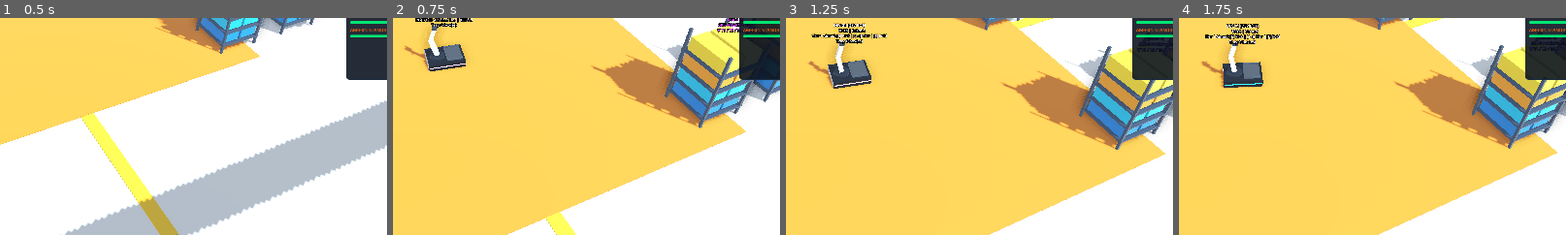
Above: before the commit, frames 1-4 (left to right).
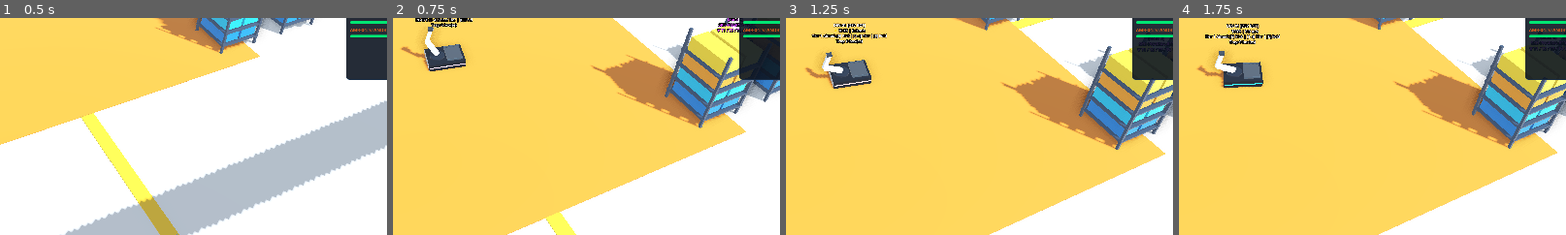
Above: after the commit, the same moments.

Repository: QuangManhAI/RL_port_scheduling_container
Game: Godot game, scene res://scenes/main.tscn
The game is run twice, just before and just after one commit, with the same random seed, the same clock (stepped at 60 frames per second) and the same inputs.
Inputs (mouse positions are % of the whole screen's width and height, from its top left):
- Up to frame 1 (0.5 s): no input
- Up to frame 2 (0.75 s): tap Enter at 0.5 s; move the mouse to (72, 45) at 0.52 s; hold D from 0.53 s (still down); tap E at 0.6 s; click (72, 45) at 0.67 s
- Up to frame 3 (1.25 s): keep holding D; tap Space at 0.77 s; tap 1 at 0.8 s
- Up to frame 4 (1.75 s): move the mouse to (30, 55) at 1.27 s; release D at 1.28 s; hold S from 1.28 s (still down); tap 1 at 1.35 s; tap Space at 1.52 s; tap 2 at 1.55 s
The pictures show only the part of the screen within x 42-92%, y 36-86%; the shares and areas given below are measured in that part.

Frame 1 is identical in both runs. In frame 2, 0.3% of the frame differs, in the area x 2-13%, y 3-19%; in frame 3, 0.7%, in the area x 5-17%, y 10-28%; in frame 4, 0.7%.

Commit message:
feat(godot): fix arm tier heights and integrate sound design
Correct arm elevation kinematics so Tier 1 is bottom floor (0.62m) and Tier 4 is top floor (2.30m). Import curated lightweight audio library (<300KB) into godot/audio with SoundManager utility providing 2D UI clicks/cancels and 3D spatial acoustics for arm preparation, tier selection, box picking/stowing, and hydraulic braking.

Companion-Doc: docs/phases/04_WAREHOUSE_SIMULATION_ENVIRONMENT.md

Diff:
--- a/godot/scripts/entities/amr_robot.gd
+++ b/godot/scripts/entities/amr_robot.gd
@@ -61,6 +61,7 @@
 var stowed_box_count: int = 0
 var _current_box_material: Material = null
 var _is_arm_tweening: bool = false
+var _was_braking: bool = false
 var _arm_status_text: String = "[WASD] Drive | [E] Prep Arm"
 
 func _ready() -> void:
@@ -153,18 +154,23 @@
 
 	# Apply linear acceleration / deceleration
 	if is_braking:
+		if not _was_braking:
+			SoundManager.play_spatial(self, SoundManager.sfx_brake, -4.0)
+		_was_braking = true
 		_manual_linear_vel = move_toward(_manual_linear_vel, 0.0, linear_deceleration * 2.0 * delta)
 		set_amr_state(AmrState.BLOCKED_SAFETY)
-	elif abs(move_input) > 0.01:
-		var target_v: float = move_input * max_speed
-		_manual_linear_vel = move_toward(_manual_linear_vel, target_v, linear_acceleration * delta)
-		set_amr_state(AmrState.MOVING)
 	else:
-		_manual_linear_vel = move_toward(_manual_linear_vel, 0.0, linear_deceleration * delta)
-		if abs(_manual_linear_vel) < 0.05:
-			_manual_linear_vel = 0.0
-			if not _is_arm_tweening and arm_motion_state == ArmMotionState.STATIONARY:
-				set_amr_state(AmrState.IDLE)
+		_was_braking = false
+		if abs(move_input) > 0.01:
+			var target_v: float = move_input * max_speed
+			_manual_linear_vel = move_toward(_manual_linear_vel, target_v, linear_acceleration * delta)
+			set_amr_state(AmrState.MOVING)
+		else:
+			_manual_linear_vel = move_toward(_manual_linear_vel, 0.0, linear_deceleration * delta)
+			if abs(_manual_linear_vel) < 0.05:
+				_manual_linear_vel = 0.0
+				if not _is_arm_tweening and arm_motion_state == ArmMotionState.STATIONARY:
+					set_amr_state(AmrState.IDLE)
 
 	# Forward translation (-transform.basis.z is forward in Godot 3D)
 	if abs(_manual_linear_vel) > 0.01:
@@ -206,6 +212,7 @@
 	_is_arm_tweening = true
 	arm_motion_state = ArmMotionState.PREPARING
 	set_amr_state(AmrState.LIFTING)
+	SoundManager.play_spatial(self, SoundManager.sfx_arm_prepare, -1.0)
 
 	# Detect whether nearest rack is to Left or Right
 	var shelf: ShelfPod = _find_nearest_shelf()
@@ -221,8 +228,8 @@
 
 	var tween: Tween = create_tween().set_trans(Tween.TRANS_CUBIC).set_ease(Tween.EASE_OUT)
 	tween.tween_property(arm, "rotation:y", deg_to_rad(90.0 * arm_reach_side), 0.35)
-	tween.parallel().tween_property(shoulder, "rotation:x", deg_to_rad(-18.0), 0.35)
-	tween.parallel().tween_property(elbow, "rotation:x", deg_to_rad(35.0), 0.35)
+	tween.parallel().tween_property(shoulder, "rotation:x", deg_to_rad(-35.0), 0.35)
+	tween.parallel().tween_property(elbow, "rotation:x", deg_to_rad(50.0), 0.35)
 	tween.parallel().tween_property(wrist, "rotation:x", deg_to_rad(-15.0), 0.35)
 
 	tween.finished.connect(func():
@@ -235,27 +242,31 @@
 	arm_motion_state = ArmMotionState.AIMING_TIER
 	_is_arm_tweening = true
 
+	# Play audio with slightly rising pitch based on tier height
+	SoundManager.play_spatial(self, SoundManager.sfx_tier_select, 0.0, 0.85 + float(tier) * 0.12)
+
 	var shoulder_angle: float = 0.0
 	var elbow_angle: float = 0.0
 	var wrist_angle: float = 0.0
 
+	# Tier 1 is lowest floor (h=0.62m), Tier 4 is top floor (h=2.30m)
 	match selected_tier:
-		1:
-			shoulder_angle = deg_to_rad(-10.0)
-			elbow_angle = deg_to_rad(25.0)
-			wrist_angle = deg_to_rad(-15.0)
-		2:
-			shoulder_angle = deg_to_rad(-30.0)
-			elbow_angle = deg_to_rad(50.0)
+		1: # Floor level (lowest)
+			shoulder_angle = deg_to_rad(-68.0)
+			elbow_angle = deg_to_rad(88.0)
 			wrist_angle = deg_to_rad(-20.0)
-		3:
-			shoulder_angle = deg_to_rad(-52.0)
-			elbow_angle = deg_to_rad(74.0)
-			wrist_angle = deg_to_rad(-22.0)
-		4:
-			shoulder_angle = deg_to_rad(-72.0)
-			elbow_angle = deg_to_rad(96.0)
-			wrist_angle = deg_to_rad(-24.0)
+		2: # Mid-low level
+			shoulder_angle = deg_to_rad(-46.0)
+			elbow_angle = deg_to_rad(65.0)
+			wrist_angle = deg_to_rad(-19.0)
+		3: # Mid-high level
+			shoulder_angle = deg_to_rad(-24.0)
+			elbow_angle = deg_to_rad(42.0)
+			wrist_angle = deg_to_rad(-18.0)
+		4: # Top rack floor (highest)
+			shoulder_angle = deg_to_rad(-2.0)
+			elbow_angle = deg_to_rad(20.0)
+			wrist_angle = deg_to_rad(-18.0)
 
 	_arm_status_text = "Tier %d Aimed: [F] Pick | [1-4] Tier | [E] Fold" % selected_tier
 	_update_dev_status_label()
@@ -280,8 +291,8 @@
 
 	var base_shoulder: float = shoulder.rotation.x
 	var base_elbow: float = elbow.rotation.x
-	var extend_shoulder: float = base_shoulder + deg_to_rad(15.0)
-	var extend_elbow: float = base_elbow - deg_to_rad(20.0)
+	var extend_shoulder: float = base_shoulder - deg_to_rad(8.0)
+	var extend_elbow: float = base_elbow + deg_to_rad(14.0)
 
 	var tween: Tween = create_tween().set_trans(Tween.TRANS_QUAD).set_ease(Tween.EASE_OUT)
 	# 1. Forward reach extension into shelf bay
@@ -317,9 +328,11 @@
 		if has_gripped_box:
 			arm_motion_state = ArmMotionState.GRIPPED
 			_arm_status_text = "📦 Box Gripped! Press [E] to stow in tray"
+			SoundManager.play_spatial(self, SoundManager.sfx_box_pick, +2.0)
 		else:
 			arm_motion_state = ArmMotionState.AIMING_TIER
 			_arm_status_text = "⚠️ No box reached. [1-4] Tier | [E] Fold"
+			SoundManager.play_spatial(self, SoundManager.sfx_cancel, -3.0)
 		_update_dev_status_label()
 	)
 
@@ -353,6 +366,7 @@
 			tray_box.visible = true
 		stowed_box_count += 1
 		has_gripped_box = false
+		SoundManager.play_spatial(self, SoundManager.sfx_box_stow, +1.0)
 	)
 
 	tween.tween_interval(0.12)
@@ -377,6 +391,7 @@
 	_is_arm_tweening = true
 	_arm_status_text = "Folding arm to stationary..."
 	_update_dev_status_label()
+	SoundManager.play_spatial(self, SoundManager.sfx_cancel, -2.0)
 
 	var tween: Tween = create_tween().set_trans(Tween.TRANS_QUAD).set_ease(Tween.EASE_OUT)
 	tween.tween_property(arm, "rotation:y", 0.0, 0.35)
--- a/godot/scripts/ui/hud.gd
+++ b/godot/scripts/ui/hud.gd
@@ -67,30 +67,66 @@
 
 func _ready() -> void:
 	if btn_inbound:
-		btn_inbound.pressed.connect(func(): dispatch_inbound_requested.emit())
+		btn_inbound.pressed.connect(func():
+			SoundManager.play_ui(self, SoundManager.sfx_click)
+			dispatch_inbound_requested.emit()
+		)
 	if btn_outbound:
-		btn_outbound.pressed.connect(func(): dispatch_outbound_requested.emit())
+		btn_outbound.pressed.connect(func():
+			SoundManager.play_ui(self, SoundManager.sfx_click)
+			dispatch_outbound_requested.emit()
+		)
 	if btn_dev_cam:
-		btn_dev_cam.pressed.connect(func(): chase_cam_toggled.emit())
+		btn_dev_cam.pressed.connect(func():
+			SoundManager.play_ui(self, SoundManager.sfx_toggle)
+			chase_cam_toggled.emit()
+		)
 	if btn_spawn_center:
-		btn_spawn_center.pressed.connect(func(): spawn_dev_bot_requested.emit("CENTER"))
+		btn_spawn_center.pressed.connect(func():
+			SoundManager.play_ui(self, SoundManager.sfx_click)
+			spawn_dev_bot_requested.emit("CENTER")
+		)
 	if btn_spawn_dock:
-		btn_spawn_dock.pressed.connect(func(): spawn_dev_bot_requested.emit("DOCK"))
+		btn_spawn_dock.pressed.connect(func():
+			SoundManager.play_ui(self, SoundManager.sfx_click)
+			spawn_dev_bot_requested.emit("DOCK")
+		)
 	if btn_spawn_pick:
-		btn_spawn_pick.pressed.connect(func(): spawn_dev_bot_requested.emit("PICK"))
+		btn_spawn_pick.pressed.connect(func():
+			SoundManager.play_ui(self, SoundManager.sfx_click)
+			spawn_dev_bot_requested.emit("PICK")
+		)
 	if btn_reset:
-		btn_reset.pressed.connect(func(): reset_requested.emit())
+		btn_reset.pressed.connect(func():
+			SoundManager.play_ui(self, SoundManager.sfx_cancel)
+			reset_requested.emit()
+		)
 	if btn_fullscreen:
-		btn_fullscreen.pressed.connect(func(): fullscreen_toggled.emit())
+		btn_fullscreen.pressed.connect(func():
+			SoundManager.play_ui(self, SoundManager.sfx_toggle)
+			fullscreen_toggled.emit()
+		)
 
 	if btn_cam1:
-		btn_cam1.pressed.connect(func(): camera_preset_requested.emit(1))
+		btn_cam1.pressed.connect(func():
+			SoundManager.play_ui(self, SoundManager.sfx_click)
+			camera_preset_requested.emit(1)
+		)
 	if btn_cam2:
-		btn_cam2.pressed.connect(func(): camera_preset_requested.emit(2))
+		btn_cam2.pressed.connect(func():
+			SoundManager.play_ui(self, SoundManager.sfx_click)
+			camera_preset_requested.emit(2)
+		)
 	if btn_cam3:
-		btn_cam3.pressed.connect(func(): camera_preset_requested.emit(3))
+		btn_cam3.pressed.connect(func():
+			SoundManager.play_ui(self, SoundManager.sfx_click)
+			camera_preset_requested.emit(3)
+		)
 	if btn_cam4:
-		btn_cam4.pressed.connect(func(): camera_preset_requested.emit(4))
+		btn_cam4.pressed.connect(func():
+			SoundManager.play_ui(self, SoundManager.sfx_click)
+			camera_preset_requested.emit(4)
+		)
 
 	if log_box:
 		log_box.gui_input.connect(_on_log_gui_input)
--- /dev/null
+++ b/godot/scripts/utils/sound_manager.gd
@@ -0,0 +1,39 @@
+class_name SoundManager
+extends Node
+
+## Centralized Audio & Sound Effects Dispatcher for WES Digital Twin.
+## Manages 2D interface feedback and 3D spatial acoustics for AMRs.
+
+static var sfx_click: AudioStream = preload("res://audio/ui/click.ogg")
+static var sfx_cancel: AudioStream = preload("res://audio/ui/cancel.ogg")
+static var sfx_hover: AudioStream = preload("res://audio/ui/hover.ogg")
+static var sfx_toggle: AudioStream = preload("res://audio/ui/toggle.ogg")
+
+static var sfx_arm_prepare: AudioStream = preload("res://audio/sfx/arm_prepare.ogg")
+static var sfx_tier_select: AudioStream = preload("res://audio/sfx/tier_select.ogg")
+static var sfx_box_pick: AudioStream = preload("res://audio/sfx/box_pick.ogg")
+static var sfx_box_stow: AudioStream = preload("res://audio/sfx/box_stow.ogg")
+static var sfx_brake: AudioStream = preload("res://audio/sfx/brake.wav")
+
+static func play_ui(node: Node, stream: AudioStream, volume_db: float = -6.0) -> void:
+	if not node or not stream:
+		return
+	var player := AudioStreamPlayer.new()
+	player.stream = stream
+	player.volume_db = volume_db
+	node.add_child(player)
+	player.finished.connect(player.queue_free)
+	player.play()
+
+static func play_spatial(node: Node3D, stream: AudioStream, volume_db: float = 0.0, pitch_scale: float = 1.0) -> void:
+	if not node or not stream:
+		return
+	var player := AudioStreamPlayer3D.new()
+	player.stream = stream
+	player.volume_db = volume_db
+	player.pitch_scale = pitch_scale
+	player.unit_size = 10.0
+	player.max_distance = 45.0
+	node.add_child(player)
+	player.finished.connect(player.queue_free)
+	player.play()
Not shown, added: godot/audio/sfx/arm_prepare.ogg.import
Not shown, added: godot/audio/sfx/box_pick.ogg.import
Not shown, added: godot/audio/sfx/box_stow.ogg.import
Not shown, added: godot/audio/sfx/brake.wav.import
Not shown, added: godot/audio/sfx/tier_select.ogg.import
Not shown, added: godot/audio/ui/cancel.ogg.import
Not shown, added: godot/audio/ui/click.ogg.import
Not shown, added: godot/audio/ui/hover.ogg.import
Not shown, added: godot/audio/ui/toggle.ogg.import
Not shown, added: godot/scripts/utils/sound_manager.gd.uid
Not shown, changed: docs/phases/04_WAREHOUSE_SIMULATION_ENVIRONMENT.md
Not shown, added: godot/audio/sfx/arm_prepare.ogg
(and 8 more such lines)
